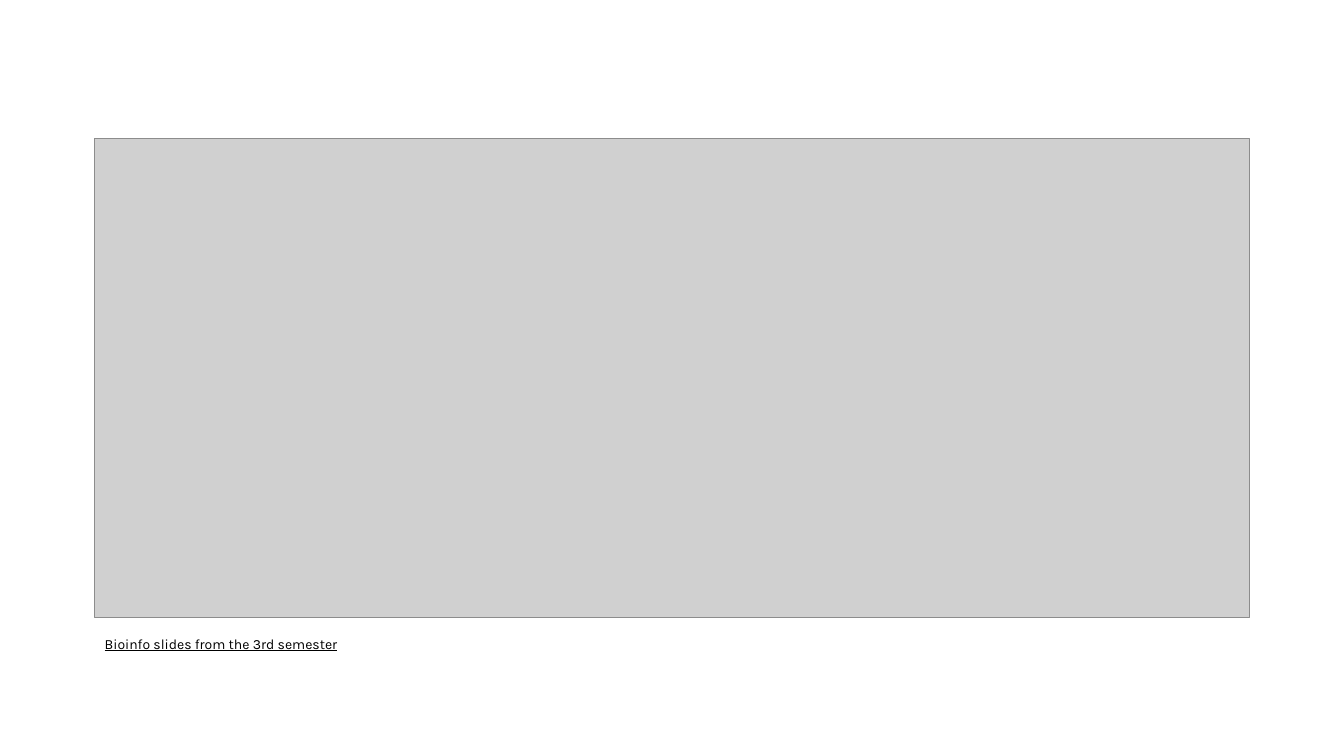
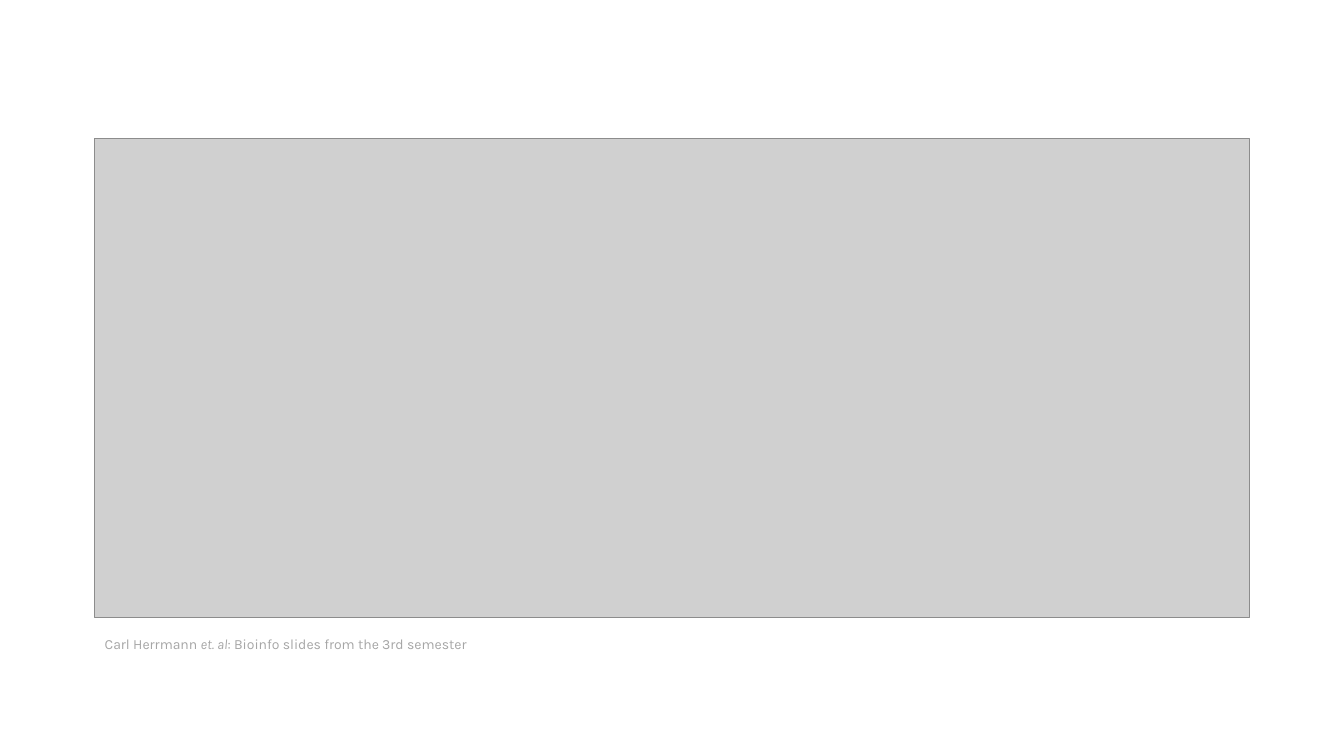
Before and after one commit to MichelaPozzi/2025-topic-03-group-01, a slide deck: slide 10 of Project Proposal.pptx. Drawn at 1344x756 pixels with LibreOffice and Linux fonts; fonts in the diff are those of the drawing; grey boxes stand for pictures. Boxes give left, top, right and bottom in pixels: in the first picture for what was removed or moved away, otherwise in the second. Text is boxed around its words. In the diff, an @@ line names an element or a change of style, - is before the commit and + after.

```diff
--- a/Project Proposal.pptx
+++ b/Project Proposal.pptx
@@ text at box(105, 639, 466, 649): text changed; text colour #000000 to #A6A6A6 @@
-Bioinfo slides from the 3rd semester
+Carl Herrmann et. al: Bioinfo slides from the 3rd semester
```
Also in this commit, not shown: 5 other slides changed, 1 slide added, 1 slide removed, 2 other files.
